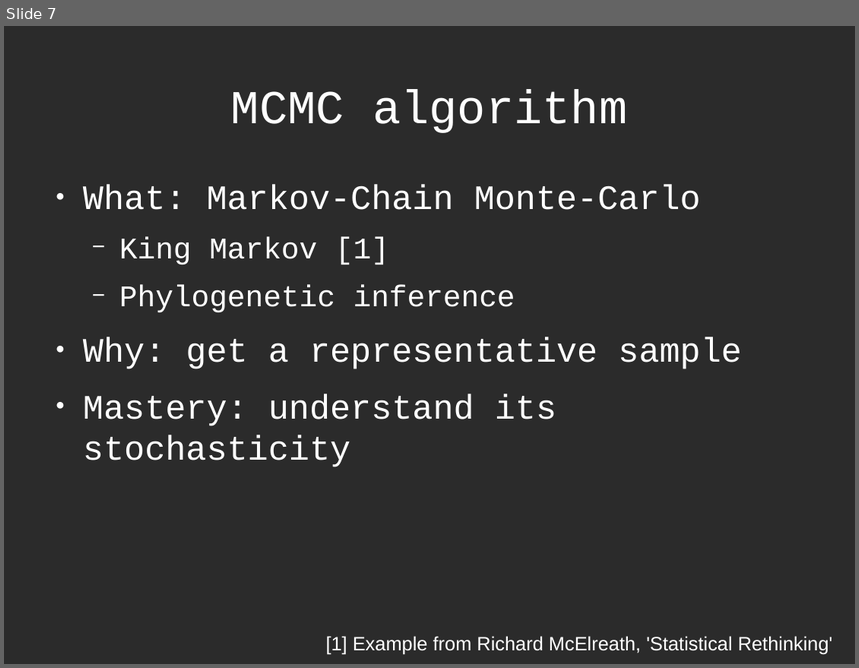
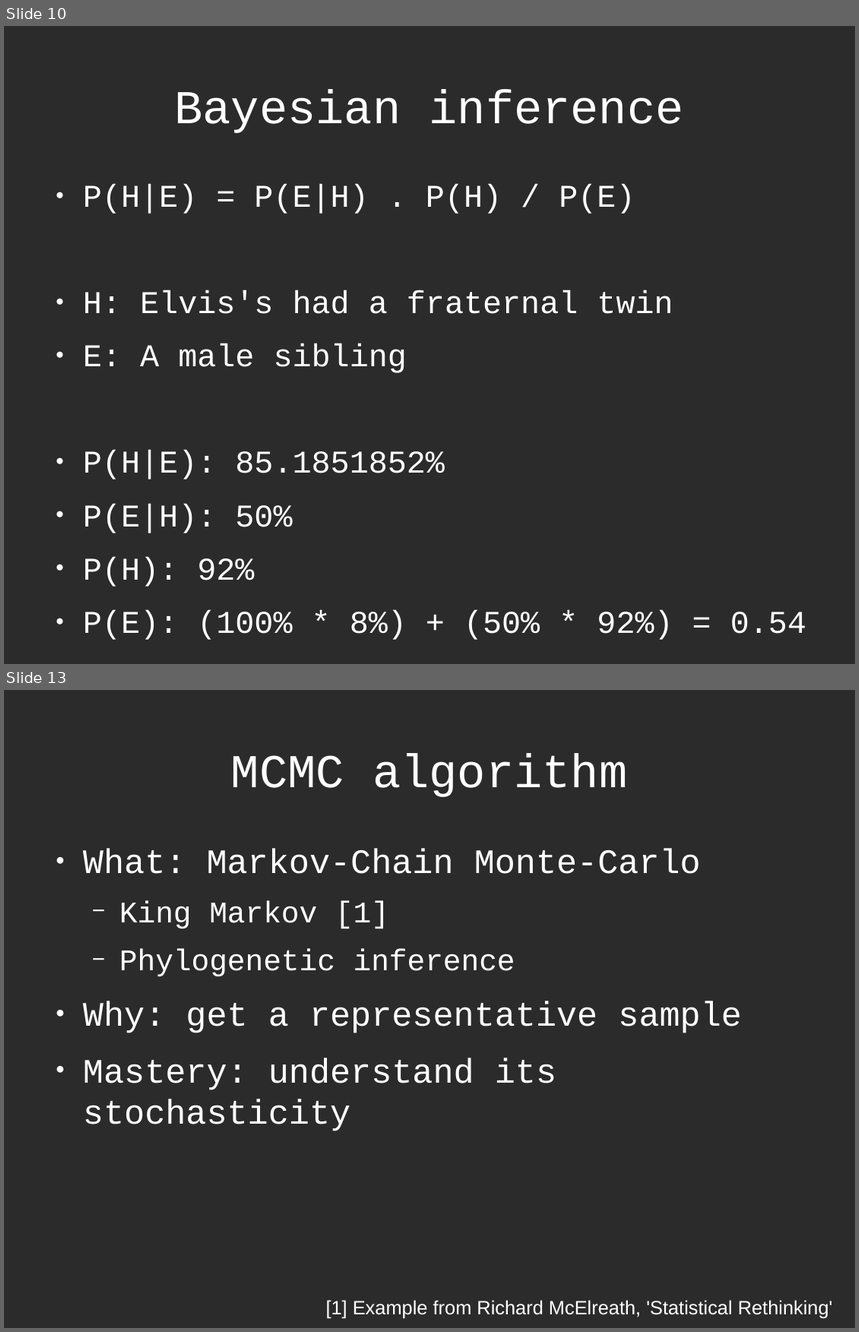
Before and after one commit to richelbilderbeek/Science, a slide deck: Bilderbeek2016Beast/Beast2.odp. Shown one above the other, each under a label of ours: slide 7 before the commit, slides 10 and 13 after it; the slides between them are not shown. The pictures are 859x668 and 859x1332 pixels, drawn with LibreOffice and Linux fonts; fonts in the diff are those of the drawing; background and template pictures are left out; a plain dark background stands for a picture behind light text. Boxes give left, top, right and bottom in pixels: in the first picture for what was removed or moved away, otherwise in the second. Text is boxed around its words. In the diff, an @@ line names an element or a change of style, - is before the commit and + after.

```diff
--- a/Bilderbeek2016Beast/Beast2.odp
+++ b/Bilderbeek2016Beast/Beast2.odp
@@ slide 10 added at bbox=[4, 26, 855, 664], background picture (left out) @@
@@ title added at bbox=[174, 90, 684, 133], 44 pt, text #FFFFFF @@
+Bayesian inference
@@ text added at bbox=[83, 184, 807, 640], 29.6 pt, text #FFFFFF @@
+● P(H|E) = P(E|H) . P(H) / P(E)
+● H: Elvis's had a fraternal twin
+● E: A male sibling
+● P(H|E): 85.1851852%
+● P(E|H): 50%
+● P(H): 92%
+● P(E): (100% * 8%) + (50% * 92%) = 0.54
@@ what was slide 7 is now slide 13 @@
```
Also in this commit, not shown: 2 slides changed, 6 other slides added, 6 other files.
